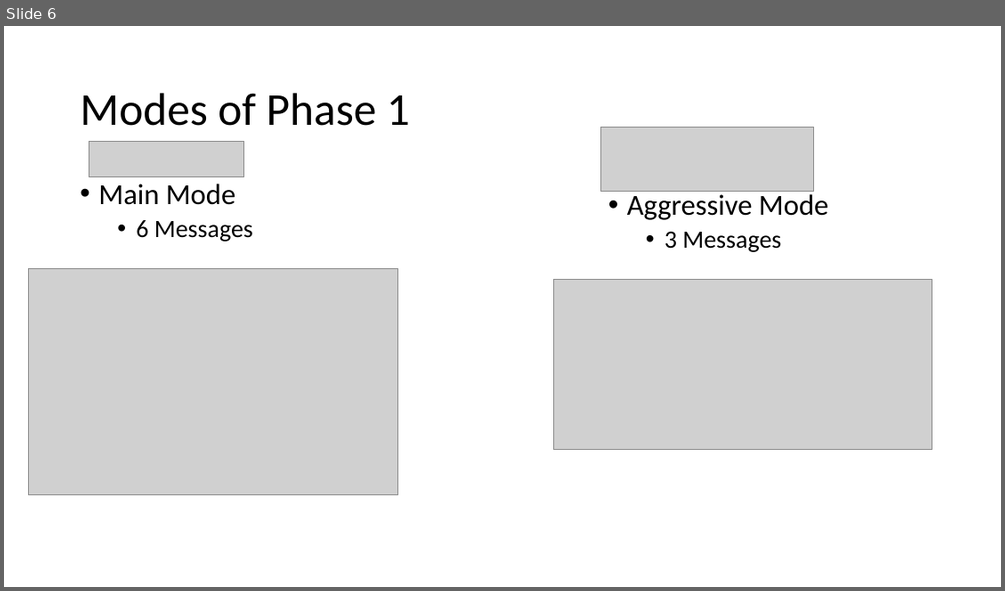
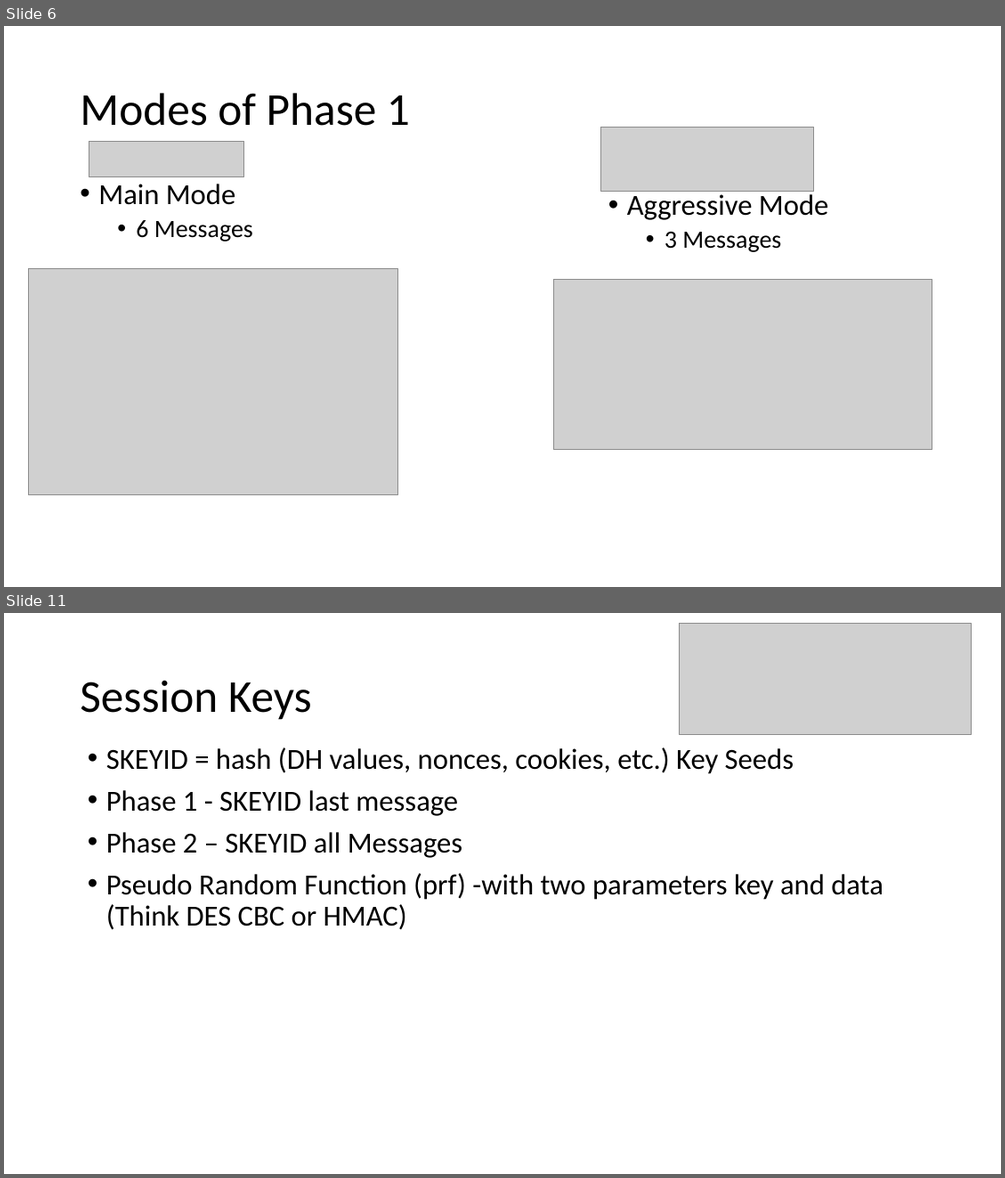
Before and after one commit to ndbellew/AppliedCryptography, a slide deck: Assignments/InternetKeyExchange/Internet Key Exchange.pptx. Shown one above the other, each under a label of ours: slide 6 before the commit, slides 6 and 11 after it; the slides between them are not shown. The pictures are 1005x591 and 1005x1178 pixels, drawn with LibreOffice and Linux fonts; fonts in the diff are those of the drawing; grey boxes stand for pictures. Boxes give left, top, right and bottom in pixels: in the first picture for what was removed or moved away, otherwise in the second. Text is boxed around its words. In the diff, an @@ line names an element or a change of style, - is before the commit and + after.

```diff
--- a/Assignments/InternetKeyExchange/Internet Key Exchange.pptx
+++ b/Assignments/InternetKeyExchange/Internet Key Exchange.pptx
@@ slide 11 added at [4,613,1001,1174], background #FFFFFF @@
@@ picture added at [680,624,971,734] @@
@@ title added at [80,680,312,720], 44 pt, text #000000 @@
+Session Keys
@@ text added at [106,747,883,930], 28 pt, text #000000 @@
+• SKEYID = hash (DH values, nonces, cookies, etc.) Key Seeds
+• Phase 1 - SKEYID last message
+• Phase 2 – SKEYID all Messages
+• Pseudo Random Function (prf) -with two parameters key and data (Think DES CBC or HMAC)
```
Also in this commit, not shown: 6 slides changed, 5 other slides added, 4 slides removed.
